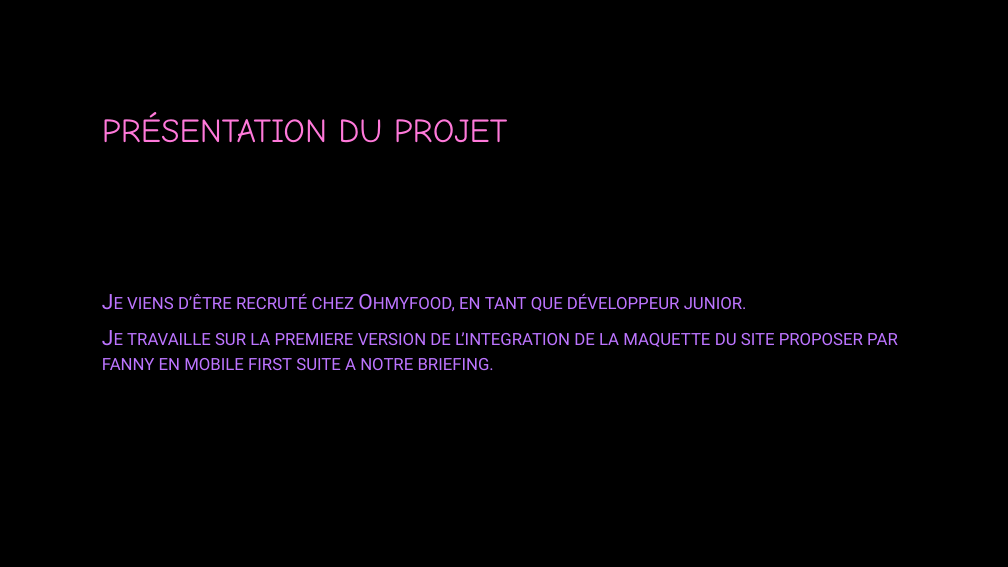
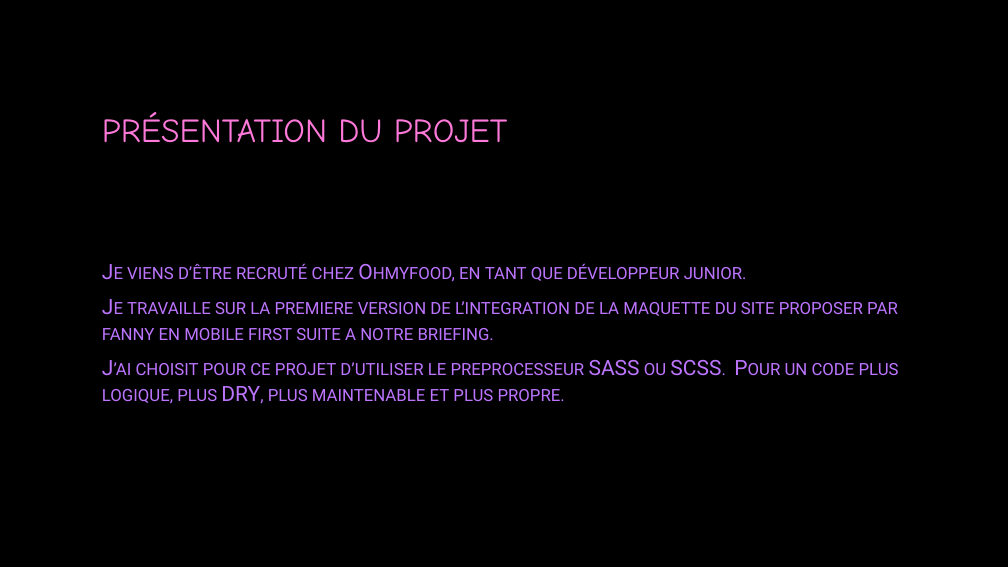
Before and after one commit to julescynamon/CYNAMONJules_3_19102021, a slide deck: slide 3 of PrésentationProjet 3.pptx. Drawn at 1008x567 pixels with LibreOffice and Linux fonts; fonts in the diff are those of the drawing; background and template pictures are left out. Boxes give left, top, right and bottom in pixels: in the first picture for what was removed or moved away, otherwise in the second. Text is boxed around its words. In the diff, an @@ line names an element or a change of style, - is before the commit and + after.

```diff
--- a/PrésentationProjet 3.pptx
+++ b/PrésentationProjet 3.pptx
@@ text at (x1=102, y1=360, x2=899, y2=403): paragraph added @@
+J’ai choisit pour ce projet d’utiliser le preprocesseur SASS ou SCSS. Pour un code plus logique, plus DRY, plus maintenable et plus propre.
```
Also in this commit, not shown: 1 other file.
